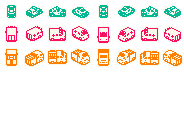
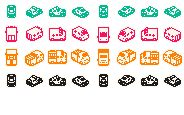
Comparing the layer stacks of the two 184×115 images. Changes:
added layer "Layer 4 copy" above "Layer 5 copy" over left=163, top=74, right=182, bottom=88
added layer "Layer 5 copy" above "Layer 6 copy" over left=6, top=73, right=17, bottom=88
added layer "Layer 6 copy" above "Layer 7 copy" over left=25, top=74, right=44, bottom=88
added layer "Layer 7 copy" above "Layer 8 copy" over left=48, top=74, right=67, bottom=87
added layer "Layer 8 copy" above "Layer 9 copy" over left=71, top=75, right=90, bottom=88
added layer "Layer 9 copy" above "Layer 10 copy" over left=98, top=73, right=109, bottom=88
added layer "Layer 10 copy" above "Layer 2 copy" over left=117, top=74, right=136, bottom=87
added layer "Layer 2 copy" above "Layer 4" over left=140, top=74, right=159, bottom=87
